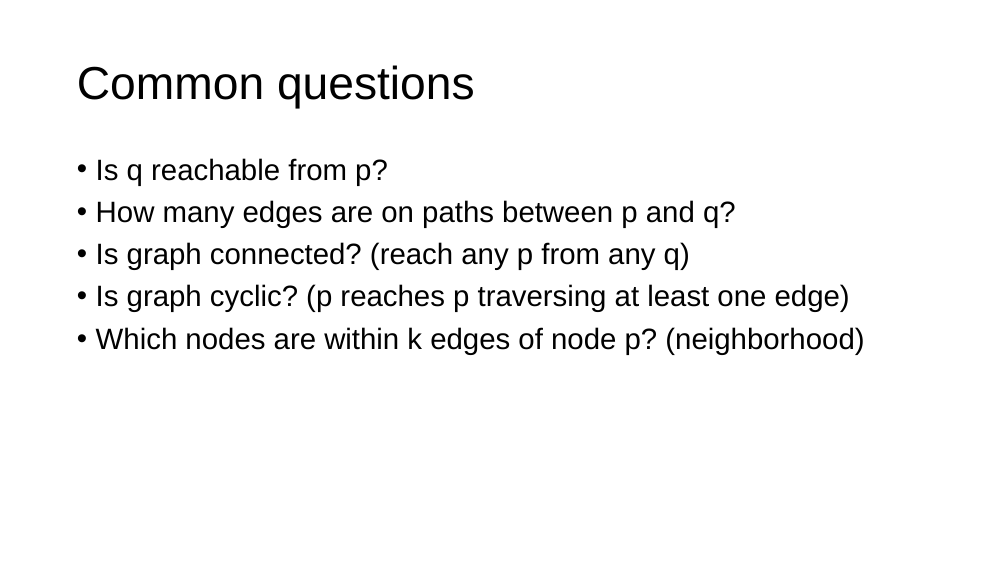
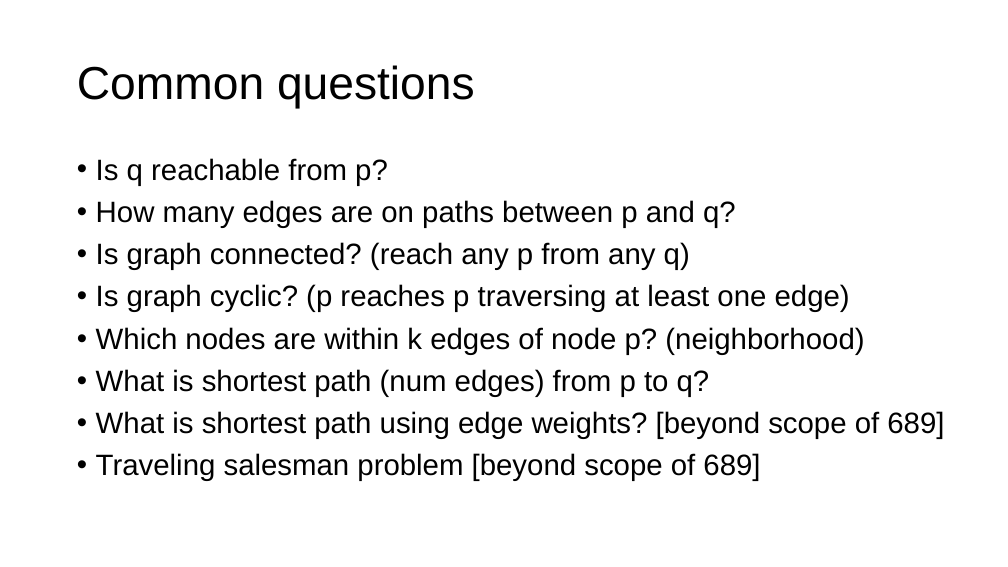
Before and after one commit to parrt/msds689, a slide deck: slide 3 of notes/graphs.pptx. Drawn at 1008x567 pixels with LibreOffice and Linux fonts; fonts in the diff are those of the drawing; background and template pictures are left out. Boxes give left, top, right and bottom in pixels: in the first picture for what was removed or moved away, otherwise in the second. Text is boxed around its words. In the diff, an @@ line names an element or a change of style, - is before the commit and + after.

```diff
--- a/notes/graphs.pptx
+++ b/notes/graphs.pptx
@@ text at bbox=[96, 369, 944, 481]: paragraphs added @@
+• What is shortest path (num edges) from p to q?
+• What is shortest path using edge weights? [beyond scope of 689]
+• Traveling salesman problem [beyond scope of 689]
```
Also in this commit, not shown: 15 other slides changed, 3 slides added, 1 slide removed, 2 other files.
